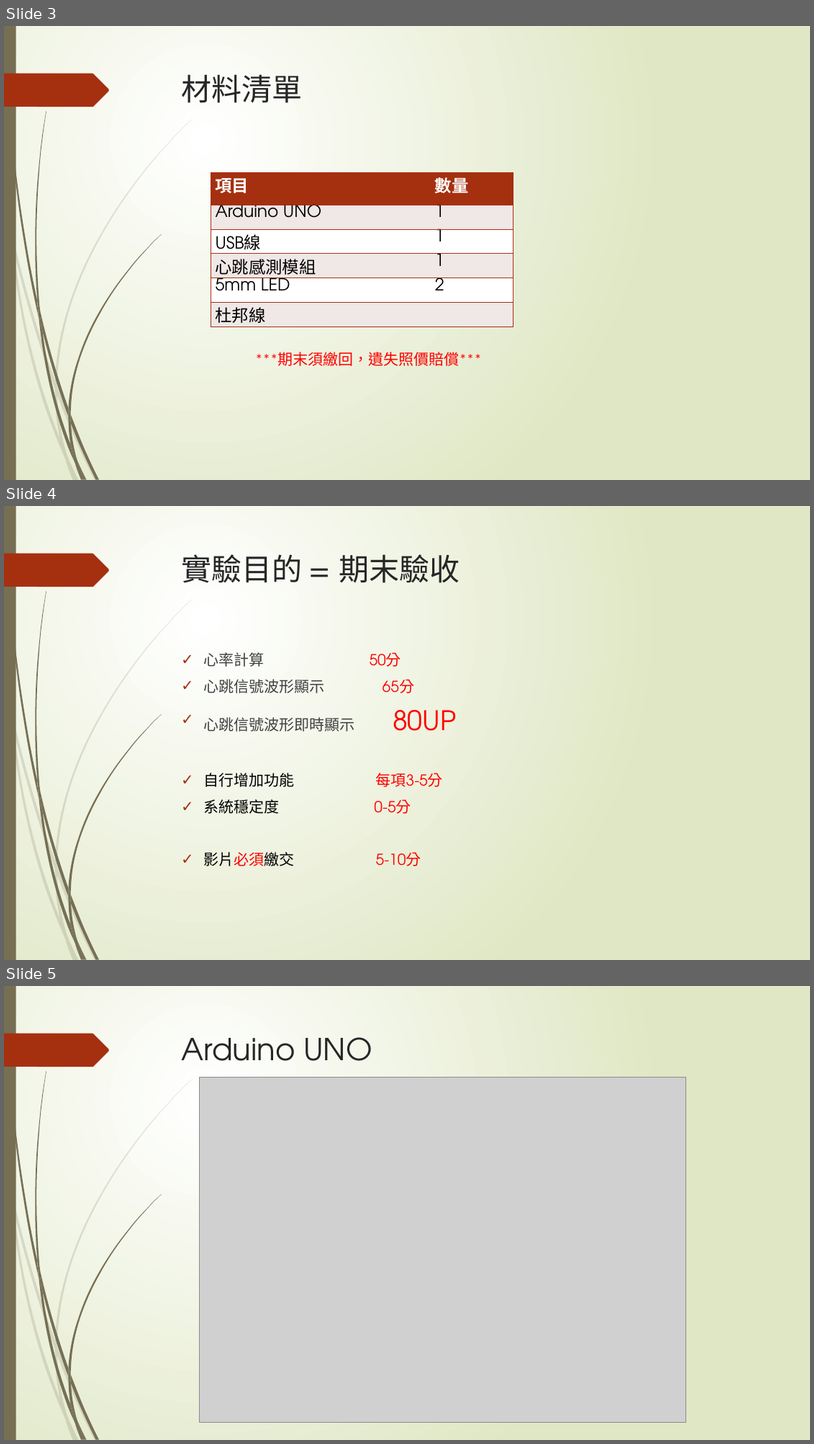
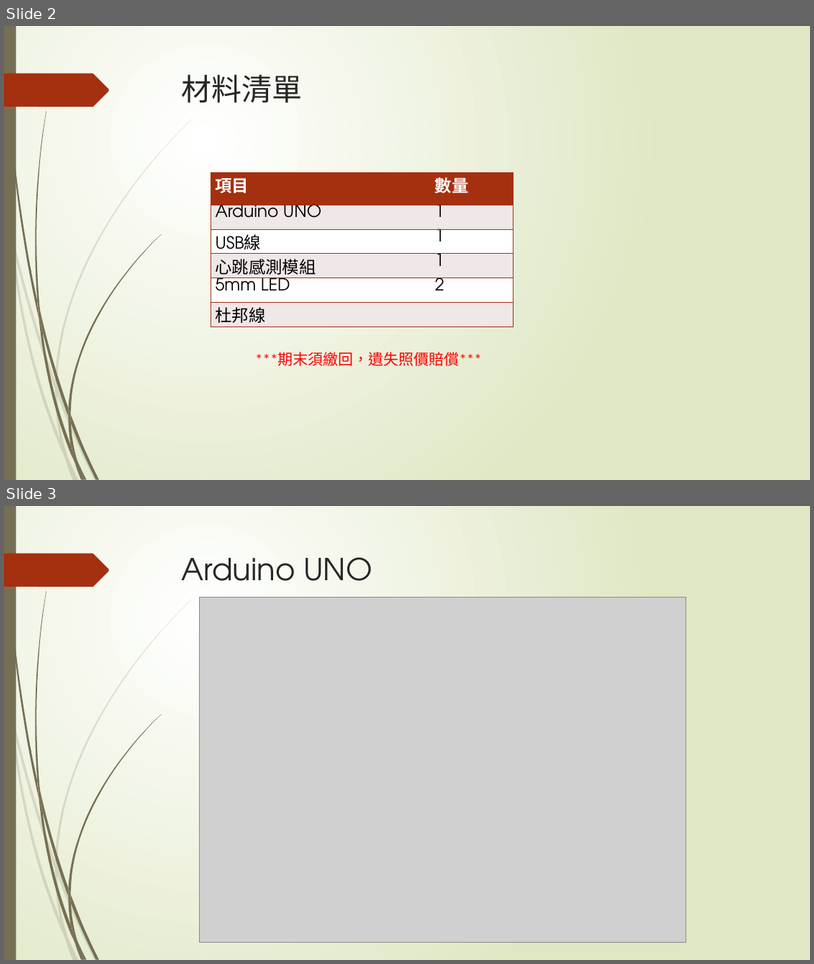
Before and after one commit to htylab/SS_EXP, a slide deck: 信號與系統實習_心跳信號量測.pptx. Shown one above the other, each under a label of ours: slides 3, 4 and 5 before the commit, slides 2 and 3 after it. The pictures are 814x1444 and 814x964 pixels, drawn with LibreOffice and Linux fonts; fonts in the diff are those of the drawing; grey boxes stand for pictures. Boxes give left, top, right and bottom in pixels: in the first picture for what was removed or moved away, otherwise in the second. Text is boxed around its words. In the diff, an @@ line names an element or a change of style, - is before the commit and + after.

```diff
--- a/信號與系統實習_心跳信號量測.pptx
+++ b/信號與系統實習_心跳信號量測.pptx
@@ slide 4 removed at [4,506,810,960], background gradient #FFFFFF to #DFE8C4; not listed: 24 template elements that a slide beside it also shows @@
@@ title removed at [182,554,460,583] @@
-實驗目的 = 期末驗收
@@ text removed at [204,652,456,866] @@
-✓ 心率計算 50分
-✓ 心跳信號波形顯示 65分
-✓ 心跳信號波形即時顯示 80UP
-✓ 自行增加功能 每項3-5分
-✓ 系統穩定度 0-5分
-✓ 影片必須繳交 5-10分
@@ what was slide 3 is now slide 2 @@
@@ what was slide 5 is now slide 3 @@
```
Also in this commit, not shown: 1 slide changed, 5 other slides removed, 1 other file.
